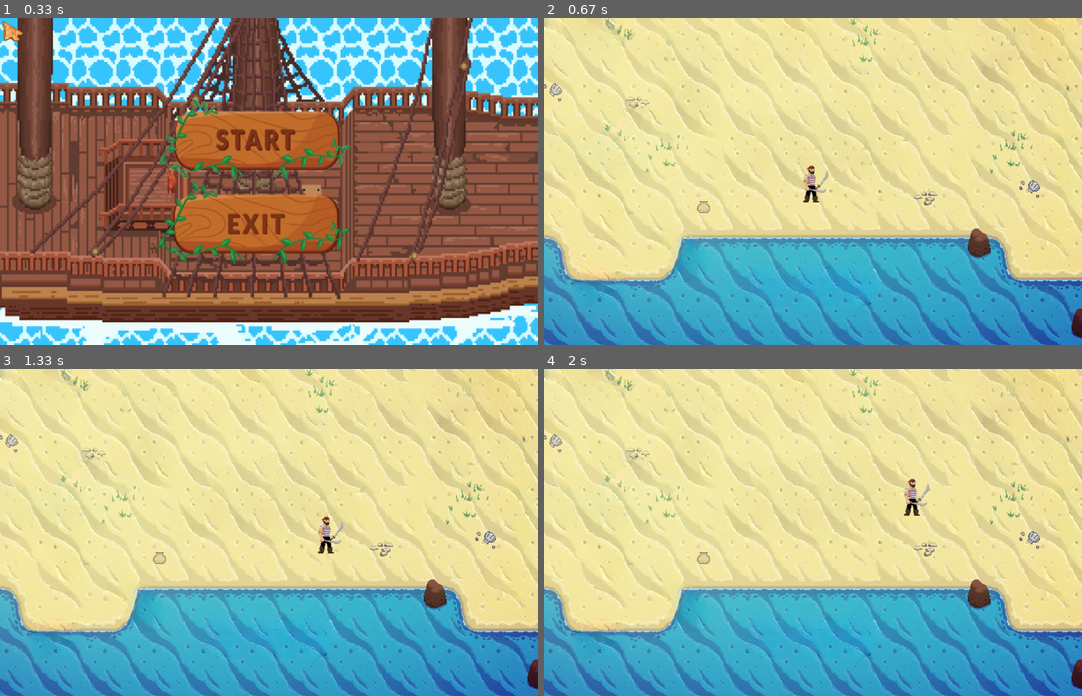
Above: before the commit, frames 1-4 (two rows, left to right).
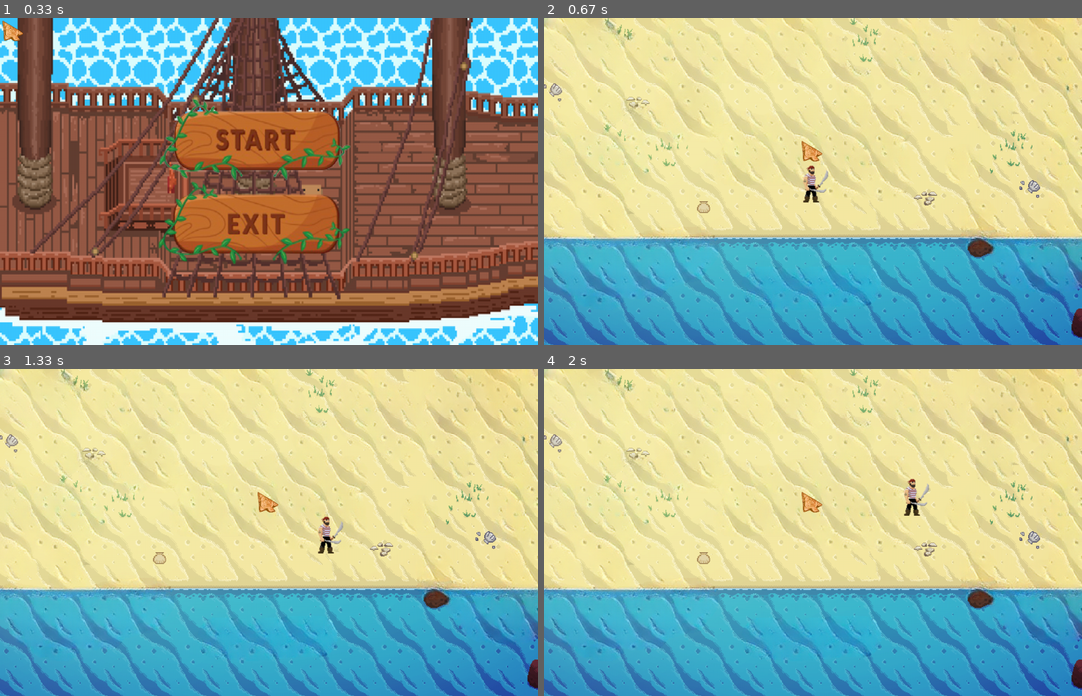
Above: after the commit, the same moments.

Repository: DasolLim/Pygame_Pirates
Game: pygame game, started from main.py
Two runs of this game, one before a commit and one after it. Both use one fixed random seed, a clock stepped at 60 frames per second and the inputs below.
Inputs (mouse positions are in pixels of both pictures, inside the frame that each line leads up to):
- Up to frame 1 (0.33 s): no input
- Up to frame 2 (0.67 s): click (802, 138) at 0.38 s
- Up to frame 3 (1.33 s): hold Right 0.83-1.3 s
- Up to frame 4 (2 s): hold Up 1.33-1.63 s; hold Right from 1.67 s (still down)

Frame 1 is identical in both runs. In frame 2, 6.0% of the frame differs, in the area x 0-100%, y 37-86%; in frame 3, 6.0%; in frame 4, 6.0%.

Commit message:
ShoreBoundary

Diff:
--- a/main.py
+++ b/main.py
@@ -60,7 +60,7 @@
         screen.blit(player_img,player_rect)
 
     #checking if mouse is within game window
-    if pygame.mouse.get_focused() == True and loadPlaying:
+    if pygame.mouse.get_focused() == True:
         #adding mouse image to screen
         screen.blit(cursor_img,pygame.mouse.get_pos())
 
@@ -83,11 +83,11 @@
             (x, y) = pygame.mouse.get_pos()
             print(x, y)
             # start the game when button is pressed by moving to a different scene
-            if startRect.collidepoint(x, y):
+            if startRect.collidepoint(x, y) and loadPlaying:
                 loadPlaying=False
                 bg_img = beachImg
             # exit the game when button is pressed
-            if exitRect.collidepoint(x, y):
+            if exitRect.collidepoint(x, y) and loadPlaying:
                 running = False
 
     #Player movement
@@ -110,8 +110,9 @@
         player_rect.right = bg_rect.right
     if player_rect.top < bg_rect.top:
         player_rect.top = bg_rect.top
-    if player_rect.bottom > bg_rect.bottom:
-        player_rect.bottom = bg_rect.bottom
+    if player_rect.bottom > 528:
+        player_rect.bottom = 528
+
     # render
     render()
 
Binary file changed: sceneimage.png
